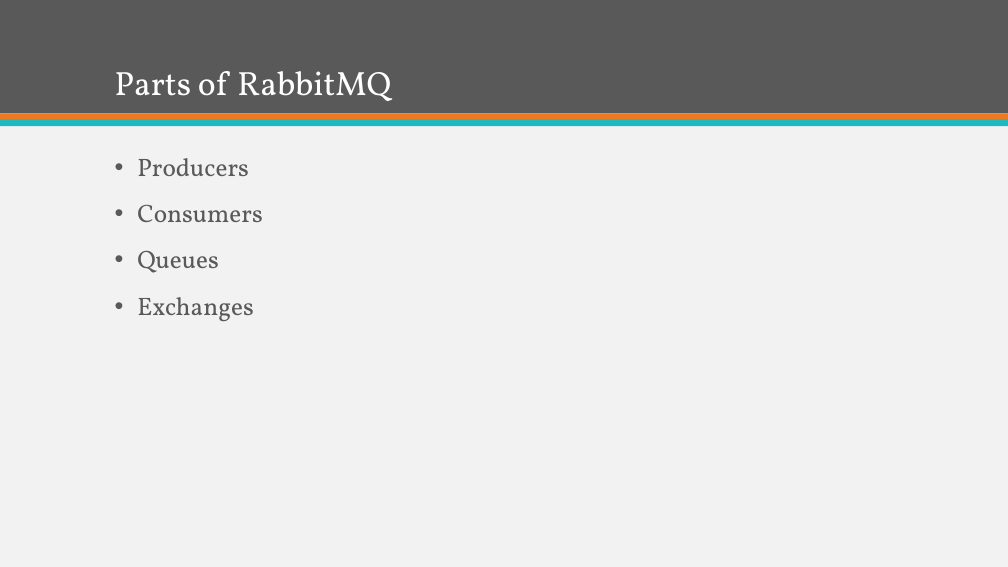
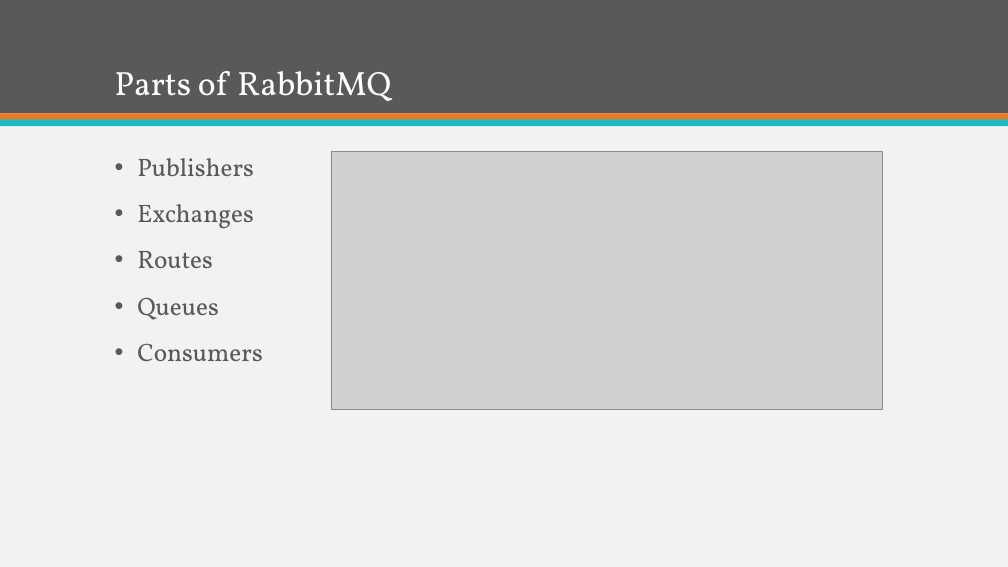
Before and after one commit to ekepes/Presentations, a slide deck: slide 6 of BreakingDownComplexSystemswithRabbitMQ/Breaking Down Complex Systems with RabbitMQ.pptx (slide 7 before the commit). Drawn at 1008x567 pixels with LibreOffice and Linux fonts; fonts in the diff are those of the drawing; grey boxes stand for pictures. Boxes give left, top, right and bottom in pixels: in the first picture for what was removed or moved away, otherwise in the second. Text is boxed around its words. In the diff, an @@ line names an element or a change of style, - is before the commit and + after.

```diff
--- a/BreakingDownComplexSystemswithRabbitMQ/Breaking Down Complex Systems with RabbitMQ.pptx
+++ b/BreakingDownComplexSystemswithRabbitMQ/Breaking Down Complex Systems with RabbitMQ.pptx
@@ text at [137,158,254,320]: text changed @@
-• Producers
+• Publishers
+• Exchanges
+• Routes
+• Queues
@@ picture added at [331,151,882,410] @@
@@ text at [137,251,254,321]: paragraphs removed @@
-• Queues
-• Exchanges
```
Also in this commit, not shown: 9 other slides changed, 1 slide added, 4 slides removed.
